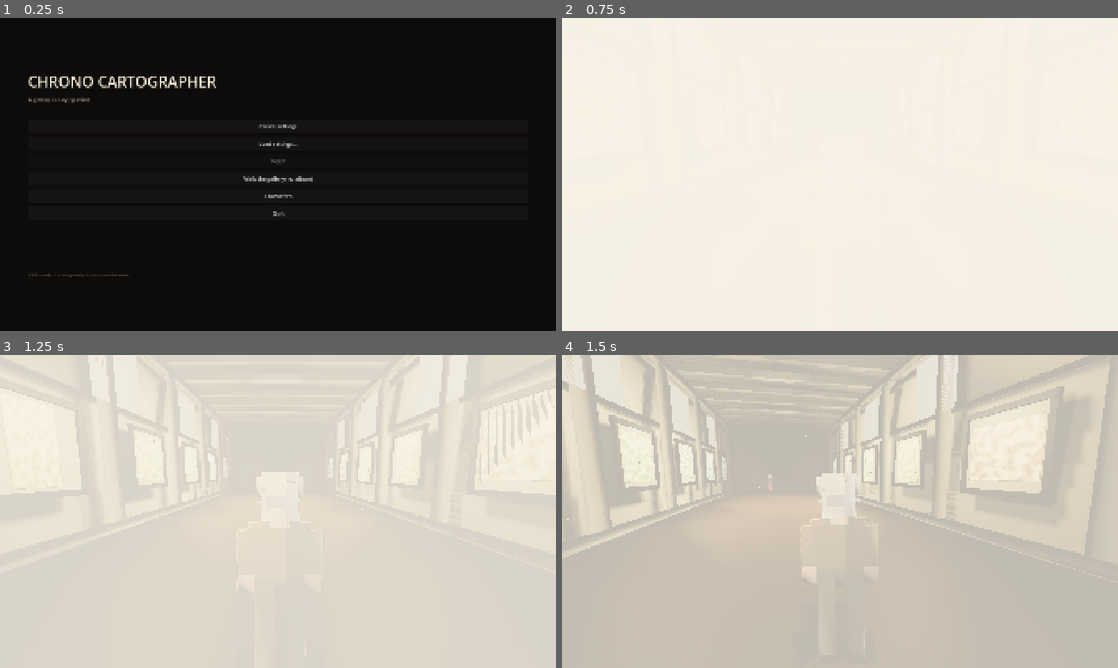
Above: before the commit, frames 1-4 (two rows, left to right).
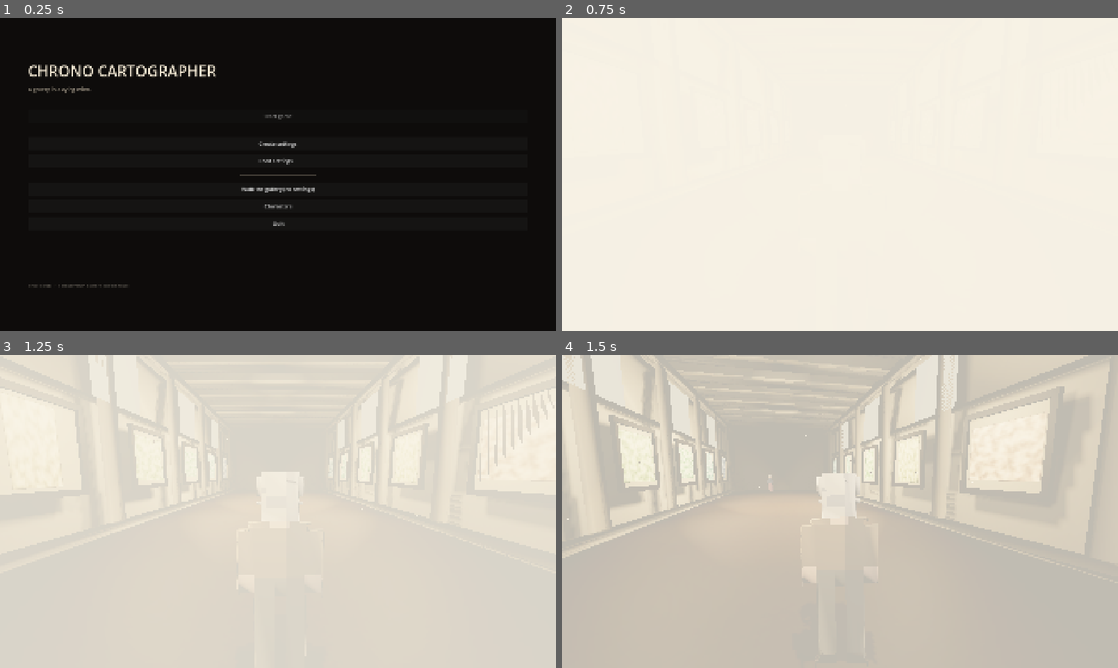
Above: after the commit, the same moments.

Repository: va-rau-jo/cartographer
Game: Godot game, scene res://scenes/menu/main_menu.tscn
Same seed, same stepped clock (60 frames per second), same inputs: the game is played once before the commit and once after it.
Inputs (mouse positions are in pixels of both pictures, inside the frame that each line leads up to):
- Up to frame 1 (0.25 s): no input
- Up to frame 2 (0.75 s): click "Walk the gallery (no album)" (after the commit: "Walk the gallery (no settings)") at 0.5 s
- Up to frame 3 (1.25 s): no input
- Up to frame 4 (1.5 s): tap Enter (ui_accept) at 1.25 s; move the mouse to (867, 511) at 1.27 s; hold W (move_forward) from 1.28 s (still down); hold H (ask_hint) from 1.28 s (still down); click (867, 511) at 1.42 s

The runs differ from the first frame. In frame 1, 2.5% of the frame differs, in the area x 5-57%, y 14-87%; in frame 2, nothing differs; in frame 3, nothing differs; in frame 4, nothing differs.

Commit message:
Start game at the top, and three groups on the menu
Begin is now Start game and sits at the top, above two groups with a
hairline between each: the settings file that makes playing possible
(Create settings, Load settings…), then everything else (Walk the gallery,
Characters, Quit).

Start game stays at the top even though it is disabled until a file is
loaded, because where a button IS should not move depending on state — and
its being greyed out is itself the answer to "why can I not play".

The divider is two pixels rather than one: at this window size a one-pixel
ColorRect landed on a half-pixel and vanished, so the first divider drew and
the second did not. Also "Walk the gallery (no album)" is now "(no
settings)", which the rest of the menu had already become.

Co-Authored-By: Claude Opus 5 <noreply@anthropic.com>
Claude-Session: https://claude.ai/code/session_019cRDpvgRjHoYBZzg1GTSzv

Diff:
--- a/src/ui/main_menu.gd
+++ b/src/ui/main_menu.gd
@@ -64,20 +64,34 @@
 
 	column.add_child(_spacer(28))
 
-	# Making the settings comes first, because it is the first thing that has
-	# to happen: there is nothing to load or to begin until a file exists.
+	# Three groups, in the order they matter, with air between them:
+	#
+	#   1. playing, which is what almost everybody opening this wants;
+	#   2. the settings file that makes playing possible;
+	#   3. everything else.
+	#
+	# Start game sits at the top even though it is disabled until a file is
+	# loaded, because where a button IS should not move depending on state —
+	# and its being greyed out is itself the answer to "why can I not play".
+	_play_button = _make_button("Start game", _on_play_pressed)
+	column.add_child(_play_button)
+
+	column.add_child(_group_gap())
+
 	column.add_child(_make_button("Create settings", _on_editor_pressed))
 
 	_load_button = _make_button("Load settings…", _on_load_pressed)
 	column.add_child(_load_button)
 
-	_play_button = _make_button("Begin", _on_play_pressed)
-	column.add_child(_play_button)
-
-	column.add_child(_make_button("Walk the gallery (no album)", _enter_gallery))
+	column.add_child(_group_gap())
+
+	column.add_child(_make_button("Walk the gallery (no settings)",
+		_enter_gallery))
 
 	column.add_child(_make_button("Characters", _on_customize_pressed))
 
+	# On the web the tab is the quit button, and a Quit that cannot quit is
+	# worse than no Quit at all.
 	if not OS.has_feature("web"):
 		column.add_child(_make_button("Quit", _on_quit_pressed))
 
@@ -104,6 +118,24 @@
 	b.add_theme_font_size_override("font_size", 18)
 	b.pressed.connect(handler)
 	return b
+
+
+## The air between two groups of buttons: a gap and a hairline the width of the
+## buttons, so the grouping reads as deliberate rather than as loose spacing.
+func _group_gap() -> Control:
+	var box := VBoxContainer.new()
+	box.add_theme_constant_override("separation", 0)
+	box.add_child(_spacer(10))
+	# Two pixels, not one: a one-pixel rule lands on a half-pixel at some
+	# window sizes and vanishes, which it did — one of the two dividers drew
+	# and the other did not.
+	var rule := ColorRect.new()
+	rule.color = Color(0.26, 0.24, 0.21)
+	rule.custom_minimum_size = Vector2(260, 2)
+	rule.size_flags_horizontal = Control.SIZE_SHRINK_CENTER
+	box.add_child(rule)
+	box.add_child(_spacer(10))
+	return box
 
 
 func _spacer(height: int) -> Control:
